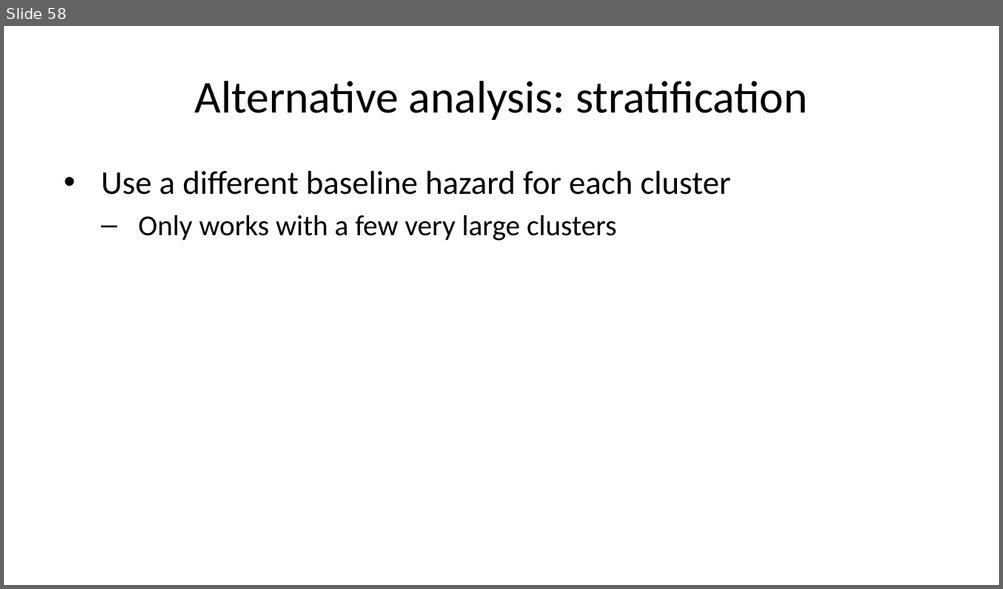
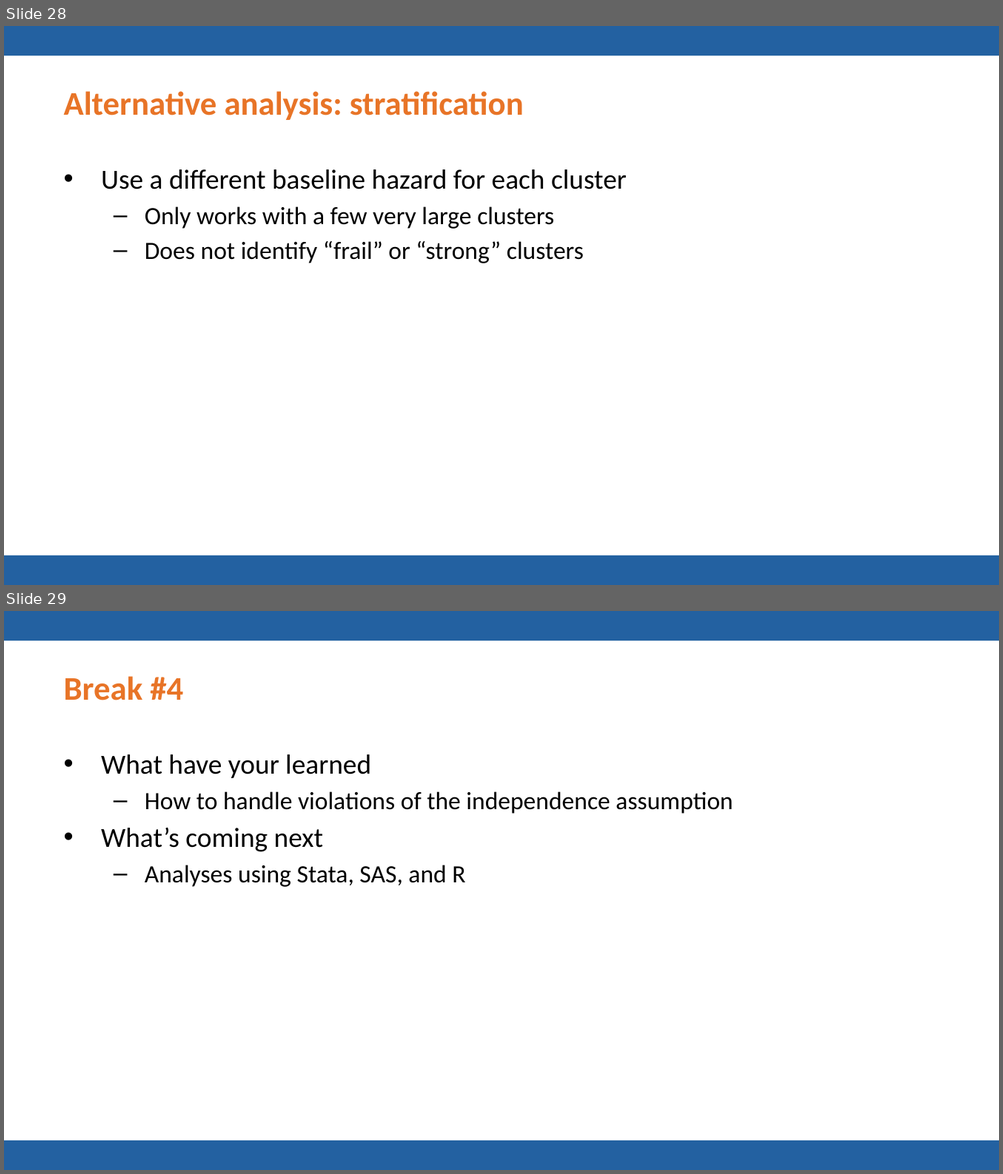
Before and after one commit to pmean/talks, a slide deck: frailty/frailty.pptx. Shown one above the other, each under a label of ours: slide 58 before the commit, slides 28 and 29 after it. The pictures are 1003x589 and 1003x1174 pixels, drawn with LibreOffice and Linux fonts; fonts in the diff are those of the drawing; background and template pictures are left out. Boxes give left, top, right and bottom in pixels: in the first picture for what was removed or moved away, otherwise in the second. Text is boxed around its words. In the diff, an @@ line names an element or a change of style, - is before the commit and + after.

Commit message:
Fixed small typos in frailty.

```diff
--- a/frailty/frailty.pptx
+++ b/frailty/frailty.pptx
@@ slide 29 added at <box>4,611,999,1170</box>, background #FFFFFF; not listed: 2 template elements that a slide beside it also shows @@
@@ title added at <box>64,676,183,701</box>, 24 pt, text #E87427, bold @@
+Break #4
@@ text added at <box>101,755,732,887</box>, 18 pt, text #000000 @@
+• What have your learned
+  – How to handle violations of the independence assumption
+• What’s coming next
+  – Analyses using Stata, SAS, and R
@@ what was slide 58 is now slide 28 @@
@@ slide 28 changed as well @@
@@ rectangle added at <box>4,26,999,56</box>, fill #2361A1 @@
@@ title "Alternative analysis: stratification": place and size @@
-title "Alternative analysis: stratification" at <box>195,81,808,120</box>
+title "Alternative analysis: stratification" at <box>64,91,523,120</box>
@@ title "Alternative analysis: stratification" at <box>64,91,523,120</box>: size 33 to 24 pt, text colour #000000 to #E87427, bold on; alignment centre to left @@
@@ text at <box>101,170,626,229</box>: size 24 to 20 pt in "Use a different baseline hazard for each ..."; size 21 to 18 pt in "Only works with a few very large ..."; indent changed @@
@@ text at <box>145,241,583,264</box>: paragraph added @@
+  – Does not identify “frail” or “strong” clusters
@@ rectangle added at <box>4,556,999,585</box>, fill #2361A1 @@
```
Also in this commit, not shown: 54 other slides changed, 9 other slides added, 3 slides removed, 1 other file.
